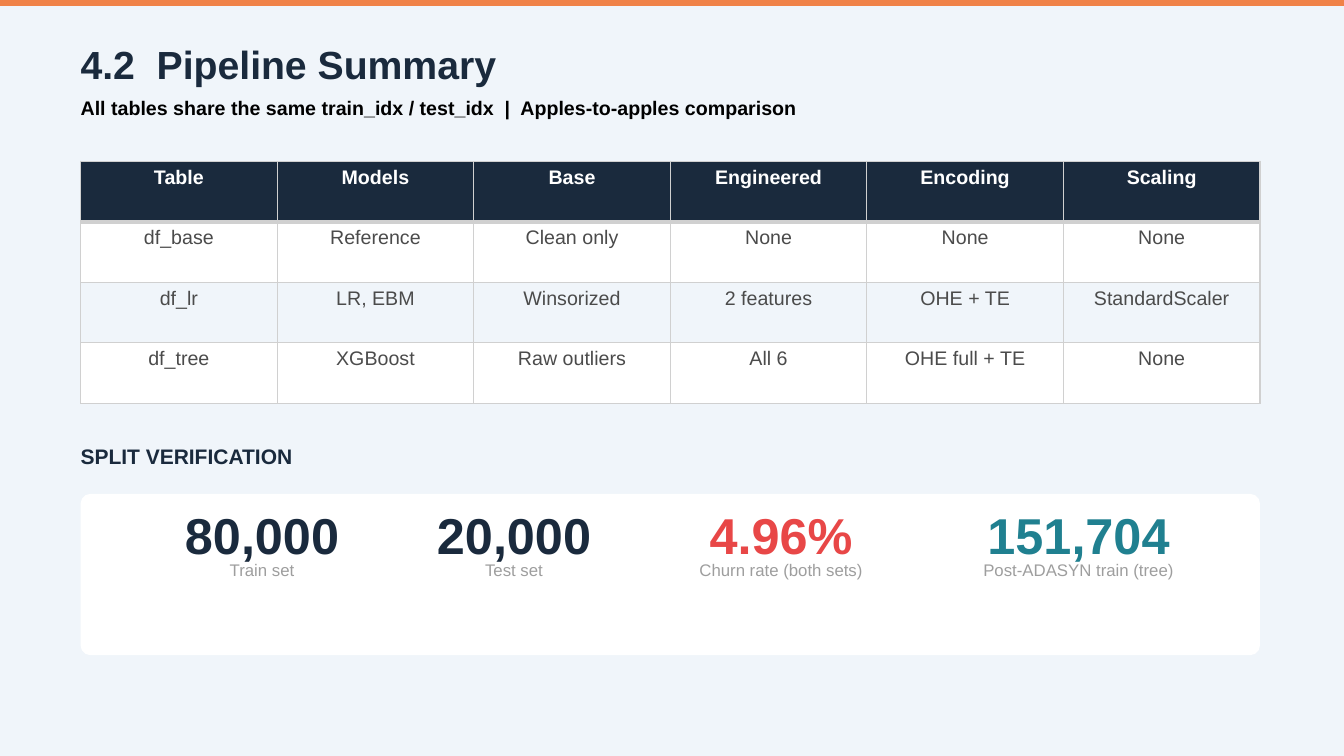
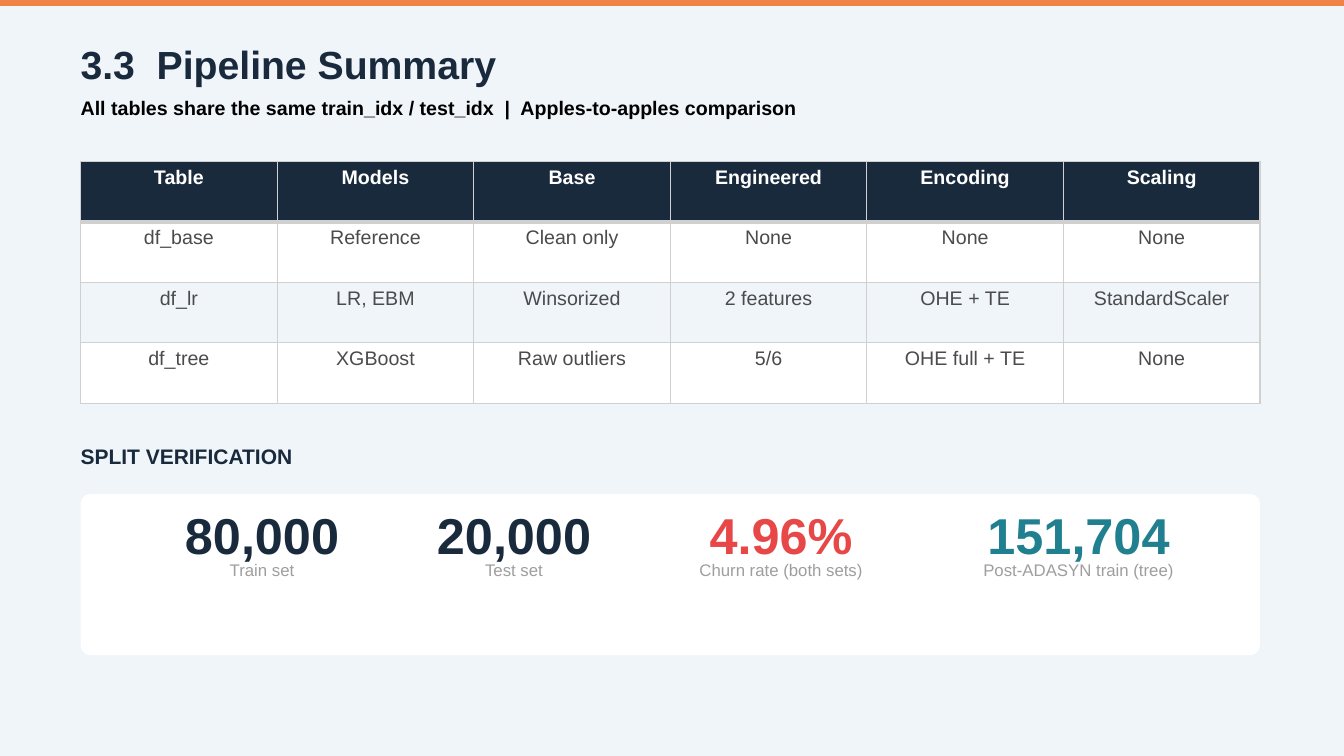
Before and after one commit to mind-wanderer00/ubp-attrition-api, a slide deck: slide 23 of presentation docs/Copino_UBP_Presentation_Final.pptx (slide 22 before the commit). Drawn at 1344x756 pixels with LibreOffice and Linux fonts; fonts in the diff are those of the drawing. Boxes give left, top, right and bottom in pixels: in the first picture for what was removed or moved away, otherwise in the second. Text is boxed around its words. In the diff, an @@ line names an element or a change of style, - is before the commit and + after.

```diff
--- a/presentation docs/Copino_UBP_Presentation_Final.pptx
+++ b/presentation docs/Copino_UBP_Presentation_Final.pptx
@@ text at bbox=[81, 50, 496, 87]: text changed @@
-4.2 Pipeline Summary
+3.3 Pipeline Summary
@@ table at bbox=[81, 161, 1260, 403] @@
-row 4, column 4: All 6
+row 4, column 4: 5/6
```
Also in this commit, not shown: 8 other slides changed, 2 slides added, 3 other files.
